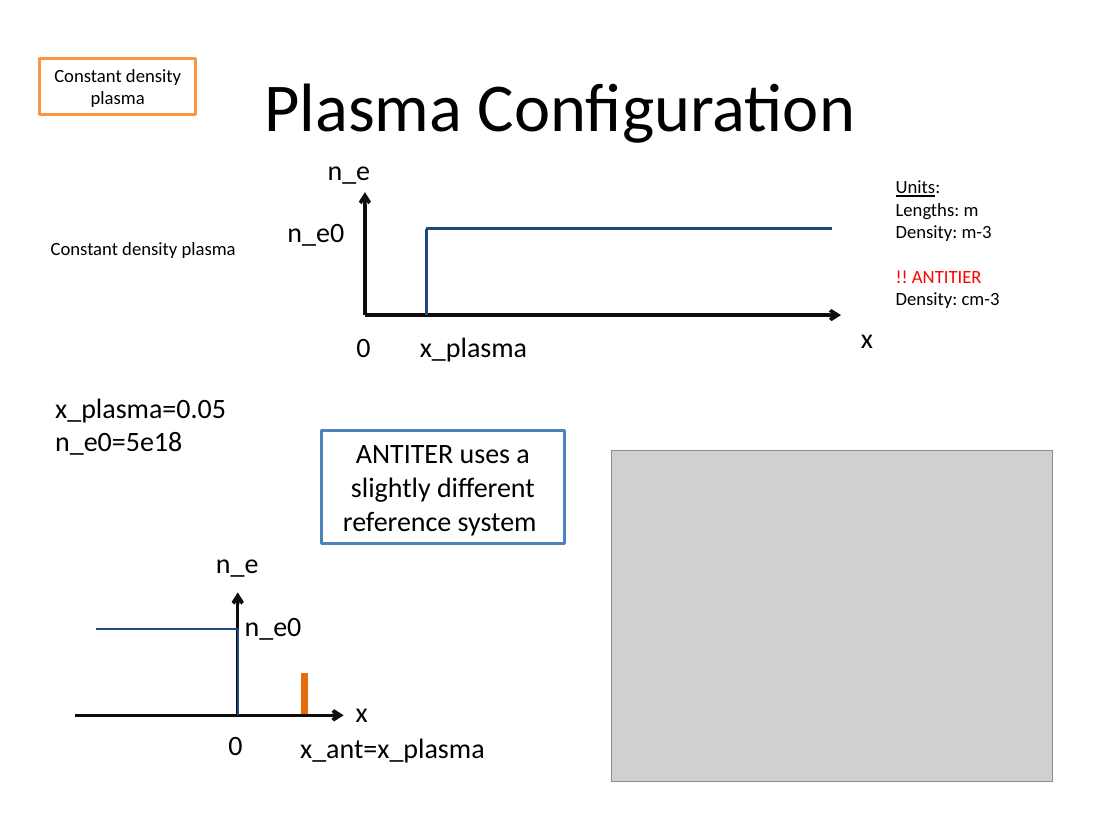
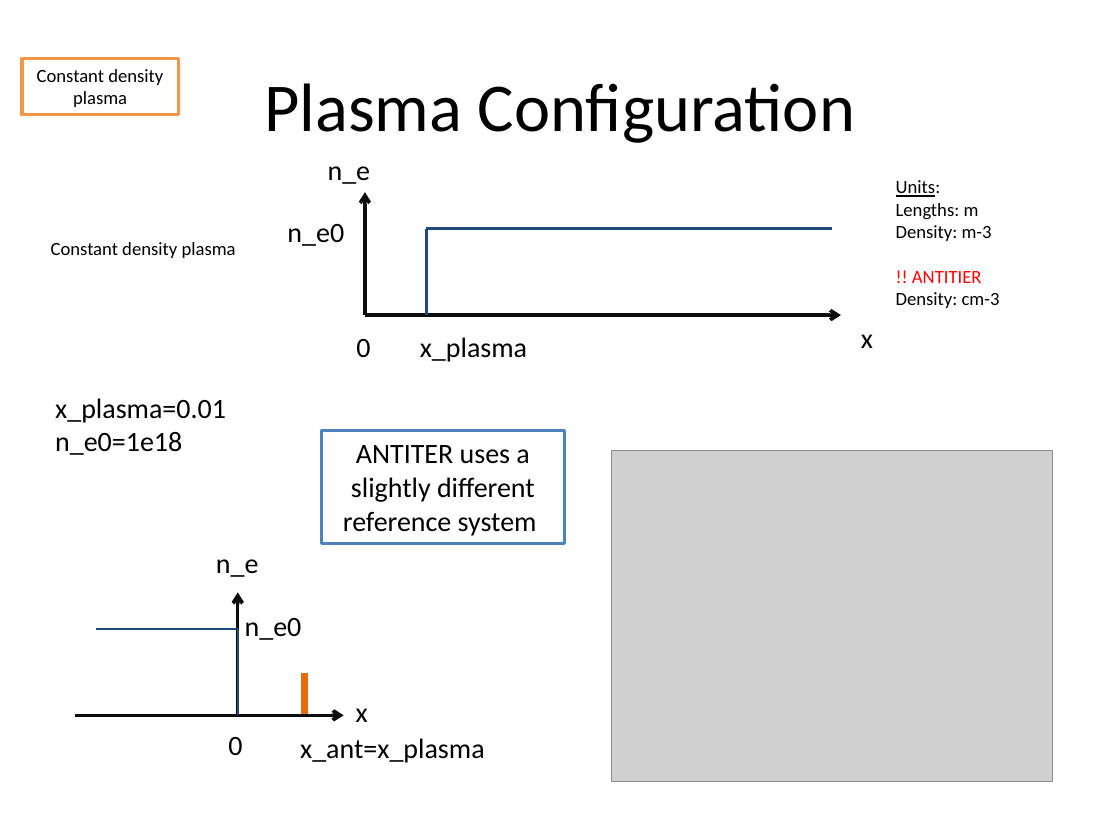
Before and after one commit to jhillairet/SOFT2018_Cold_Plasma_Modeling, a slide deck: slide 5 of Test Configurations/Test Geometries.pptx. Drawn at 1120x840 pixels with LibreOffice and Linux fonts; fonts in the diff are those of the drawing; grey boxes stand for pictures. Boxes give left, top, right and bottom in pixels: in the first picture for what was removed or moved away, otherwise in the second. Text is boxed around its words. In the diff, an @@ line names an element or a change of style, - is before the commit and + after.

```diff
--- a/Test Configurations/Test Geometries.pptx
+++ b/Test Configurations/Test Geometries.pptx
@@ rectangle "Constant density plasma": place and size @@
-rectangle "Constant density plasma" at <box>39,58,196,114</box>
+rectangle "Constant density plasma" at <box>22,58,179,114</box>
@@ text at <box>55,398,226,455</box>: text changed @@
-x_plasma=0.05
-n_e0=5e18
+x_plasma=0.01
+n_e0=1e18
```
Also in this commit, not shown: 9 other slides changed, 11 slides added, 2 slides removed, 4 other files.
